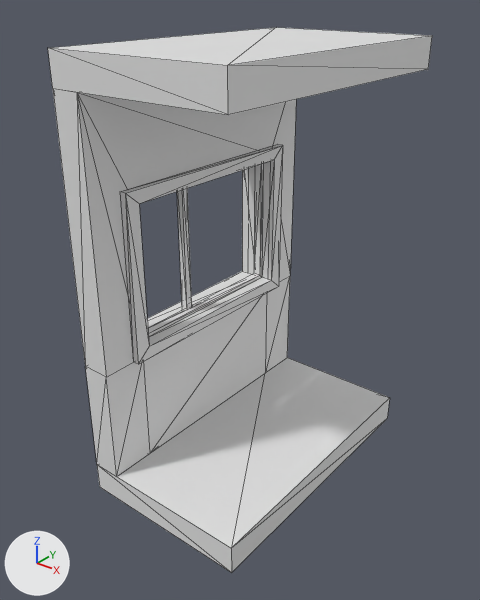
One commit to the glTF model assets/Module_Blocky/SM_WallWindow_1x2_01b.glb: the scene before it, then after it.
Both versions are drawn from a camera (50 mm lens) standing at (2.85, -2.23, 3.03) and looking at (0.36, 0.89, 1.09). The lights are fixed; the arrows at lower left show +X, +Y and +Z. Mesh edges are drawn as thin lines. Where no turn or scale is listed for an object, it has been applied to the vertices. Vertices at the same position are counted once.

In view in the first picture: 'SM_WallWindow_1x2_01b'.
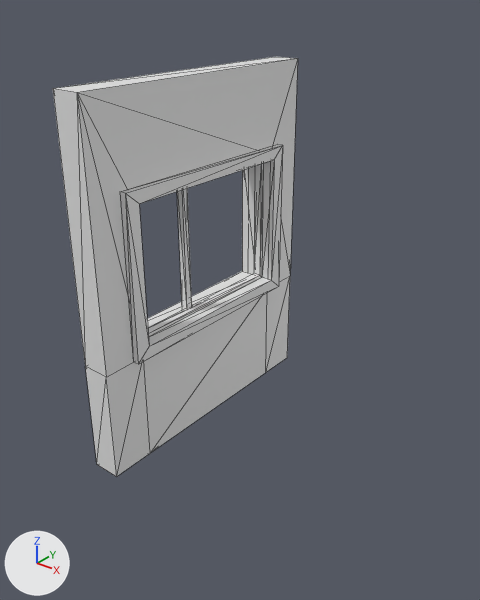
Location of each change, (x1, y1, x2, y2) in pixels of the pictures (480 x 600 px):
```json
{"object": "SM_WallWindow_1x2_01b", "change": "reshaped", "before": [48, 27, 432, 573], "after": [53, 57, 298, 477], "on screen": "36% narrower, 23% shorter"}
{"part": 1, "of": "me_cube_045", "change": "deleted", "before": [97, 358, 390, 573]}
{"part": 2, "of": "me_cube_045", "change": "deleted", "before": [48, 27, 432, 115]}
```

Scene script edits in JSON lines:
```json
{"block": "me_cube_045", "where": "me_cube_045.from_pydata(...)  # 88 vertices, 148 faces; spans x -0.25..1.0, y 0.0..2.0, z -0.2..2.7"}
{"block": "me_cube_045", "where": "# used by ob_sm_wallwindow_1x2_01b; location = (0.0, 0.0, 0.0)"}
{"block": "me_cube_045", "change": "me_cube_045 part 1: the loose piece of 8 vertices spanning x -0.2..1.0, y 0.0..2.0, z -0.2..0.0 is deleted"}
{"block": "me_cube_045", "change": "me_cube_045 part 2: the loose piece of 8 vertices spanning x -0.2..1.0, y 0.0..2.0, z 2.5..2.7 is deleted"}
```
